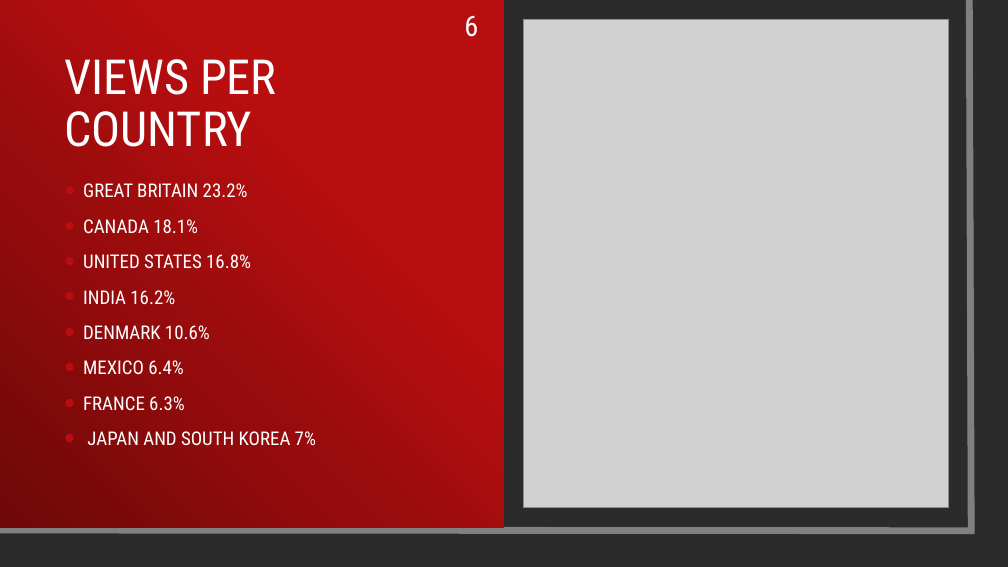
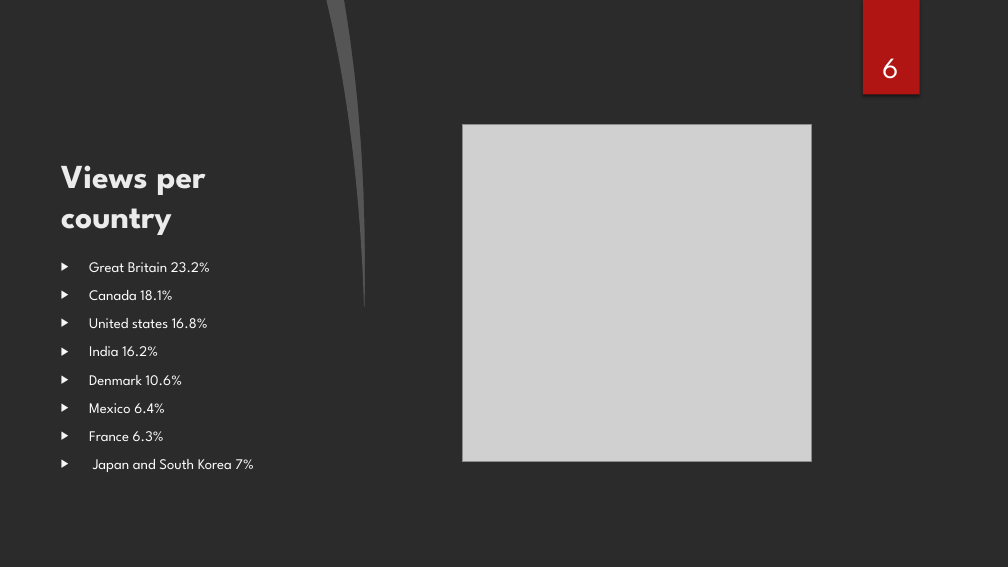
Before and after one commit to emami06/TrendingVideoYouTube, a slide deck: slide 6 of Trending YouTube vidoes.pptx. Drawn at 1008x567 pixels with LibreOffice and Linux fonts; fonts in the diff are those of the drawing; grey boxes stand for pictures; background and template pictures are left out; a plain dark background stands for a picture behind light text. Boxes give left, top, right and bottom in pixels: in the first picture for what was removed or moved away, otherwise in the second. Text is boxed around its words. In the diff, an @@ line names an element or a change of style, - is before the commit and + after.

```diff
--- a/Trending YouTube vidoes.pptx
+++ b/Trending YouTube vidoes.pptx
@@ rectangle removed at <box>0,0,991,550</box> @@
@@ rectangle removed at <box>0,0,504,528</box> @@
@@ freeform shape added at <box>327,0,373,307</box>, fill #FFFFFF at 20% opacity @@
@@ freeform shape at <box>344,0,1008,567</box>: fill none to #FFFFFF; outline #808080 6.5 pt to none; rotation 0 to 270 degrees; outline redrawn @@
@@ picture removed at <box>523,20,949,508</box> @@
@@ page number: place and size @@
-page number at <box>464,16,478,37</box>
+page number at <box>882,58,898,79</box>
@@ page number at <box>882,58,898,79</box>: size 27 to 28 pt, font Roboto Condensed to League Spartan; alignment right to centre; line spacing 0.9 to 1; vertical alignment middle to bottom @@
@@ rectangle added at <box>863,0,920,95</box>, fill #B01513 @@
@@ title "Views per country" at <box>61,165,206,235</box>: vertical alignment middle to bottom @@
@@ picture added at <box>462,125,811,462</box> @@
@@ ellipse added at <box>712,138,944,371</box>, fill gradient #F3F3F3 @@
@@ title at <box>61,165,206,235</box>: text changed; size 46 to 32 pt; font Roboto Condensed to League Spartan; text colour #FFFFFF to #EBEBEB; bold on @@
-VIEWS PER COUNTRY
+Views per country
@@ text "Great Britain 23.2%" at <box>89,262,253,472</box>: vertical alignment middle to top @@
@@ text at <box>89,262,253,472</box>: text changed; size 18 to 14 pt; font Roboto Condensed to League Spartan @@
-• GREAT BRITAIN 23.2%
-• CANADA 18.1%
-• UNITED STATES 16.8%
-• INDIA 16.2%
-• DENMARK 10.6%
-• MEXICO 6.4%
-• FRANCE 6.3%
-• JAPAN AND SOUTH KOREA 7%
+▶ Great Britain 23.2%
+▶ Canada 18.1%
+▶ United states 16.8%
+▶ India 16.2%
+▶ Denmark 10.6%
+▶ Mexico 6.4%
+▶ France 6.3%
+▶ Japan and South Korea 7%
@@ rectangle removed at <box>0,463,968,527</box> @@
```
Also in this commit, not shown: 13 other slides changed, 2 slides added.
